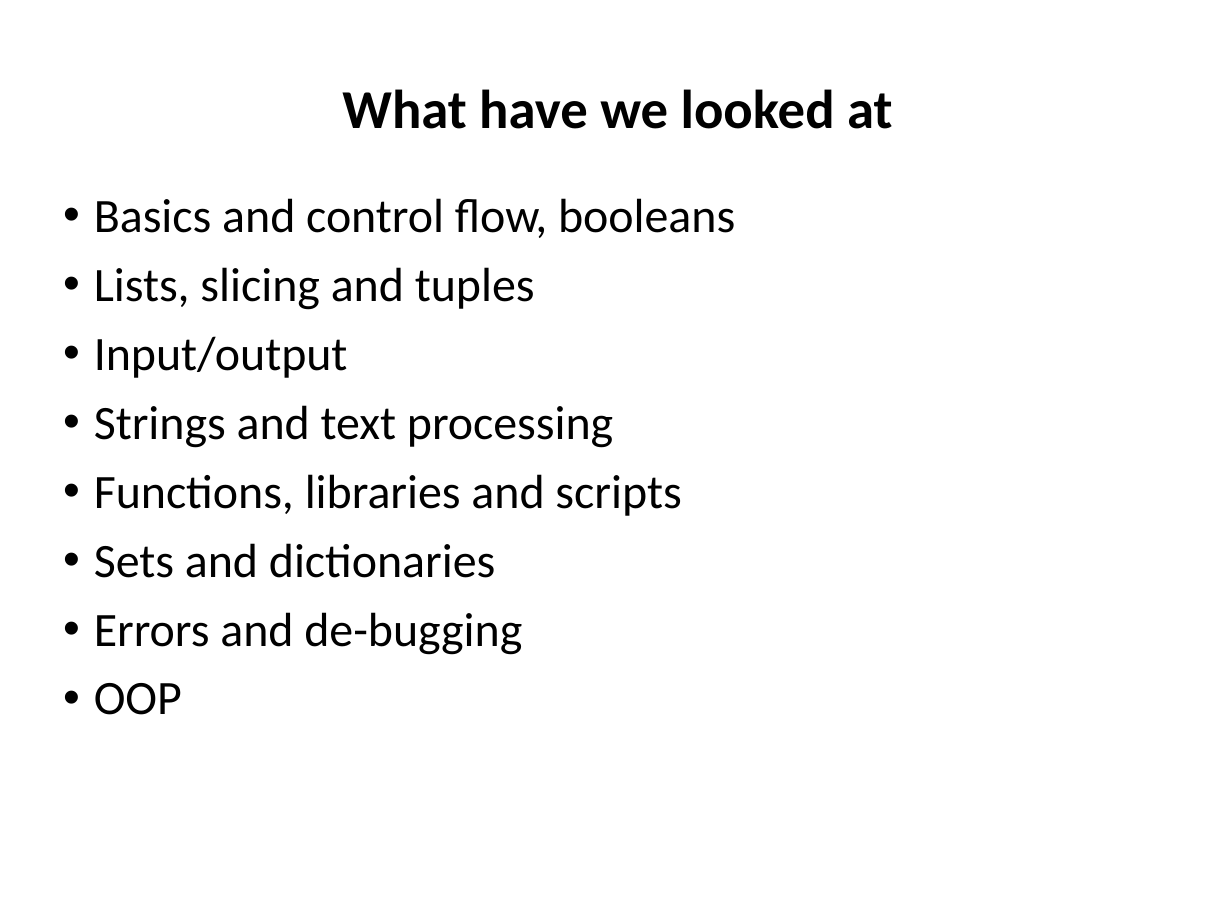
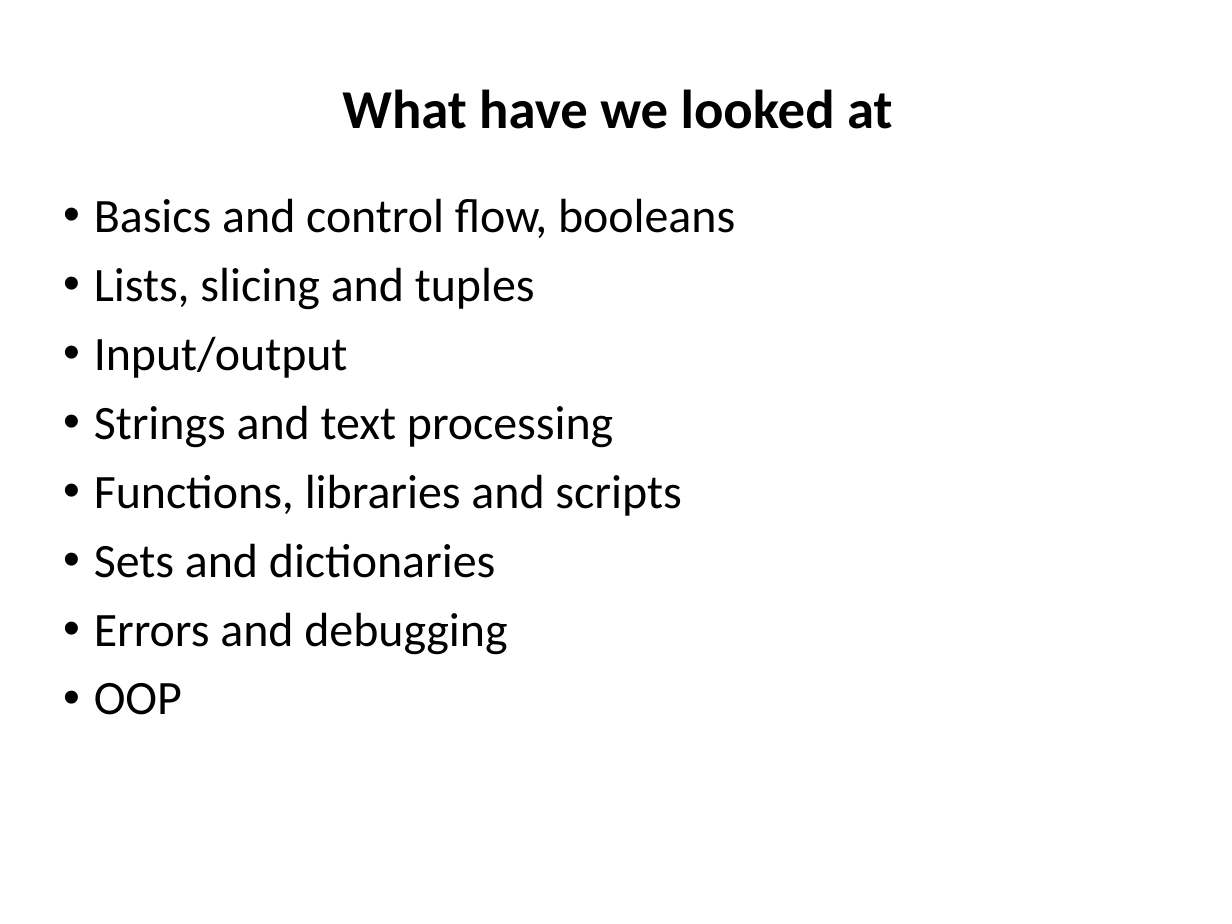
Before and after one commit to ncasuk/ncas-isc, a slide deck: slide 2 of python/presentations/learning_python/24_ceda-py-summary.pptx. Drawn at 1232x924 pixels with LibreOffice and Linux fonts; fonts in the diff are those of the drawing; background and template pictures are left out. Boxes give left, top, right and bottom in pixels: in the first picture for what was removed or moved away, otherwise in the second. Text is boxed around its words. In the diff, an @@ line names an element or a change of style, - is before the commit and + after.

Commit message:
Fixed typo in learnin_python 24 presentation

```diff
--- a/python/presentations/learning_python/24_ceda-py-summary.pptx
+++ b/python/presentations/learning_python/24_ceda-py-summary.pptx
@@ text at box(94, 612, 507, 655): text changed @@
-• Errors and de-bugging
+• Errors and debugging
```
Also in this commit, not shown: 1 other file.
